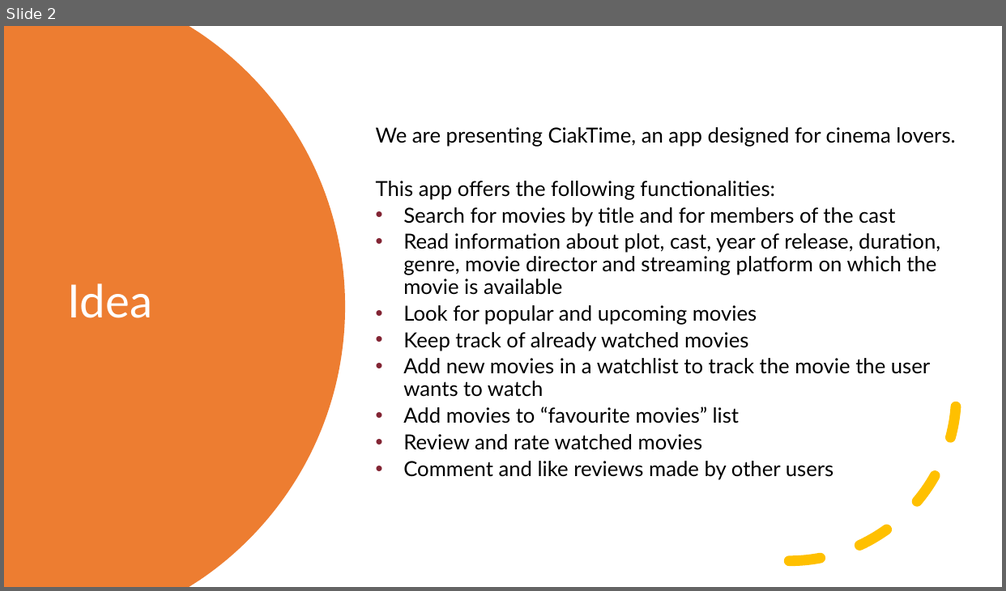
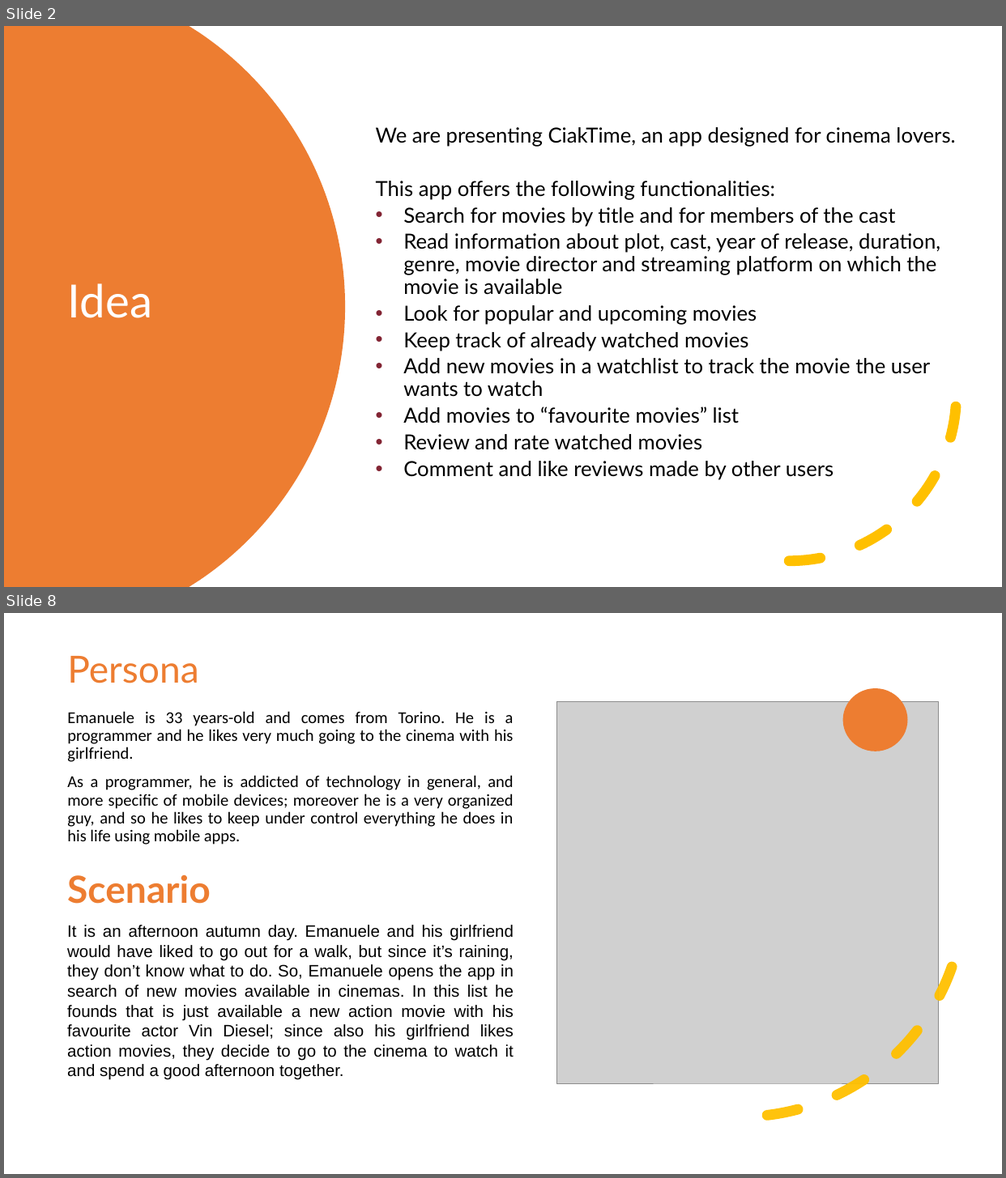
Before and after one commit to mauroficorella/Human-Computer-Interaction, a slide deck: Documentazione/Presentazione HCI.pptx. Shown one above the other, each under a label of ours: slide 2 before the commit, slides 2 and 8 after it; the slides between them are not shown. The pictures are 1006x591 and 1006x1178 pixels, drawn with LibreOffice and Linux fonts; fonts in the diff are those of the drawing; grey boxes stand for pictures. Boxes give left, top, right and bottom in pixels: in the first picture for what was removed or moved away, otherwise in the second. Text is boxed around its words. In the diff, an @@ line names an element or a change of style, - is before the commit and + after.

```diff
--- a/Documentazione/Presentazione HCI.pptx
+++ b/Documentazione/Presentazione HCI.pptx
@@ slide 8 added at <box>4,613,1002,1174</box>, background #FFFFFF @@
@@ text added at <box>67,656,198,683</box>, 36 pt, text #ED7D31 @@
+Persona
@@ arc (boxed as its full ellipse) added at <box>492,645,990,1142</box>, outline #FFC000 10 pt dashed @@
@@ picture added at <box>556,702,938,1084</box> @@
@@ ellipse added at <box>843,688,908,752</box>, fill #ED7D31 @@
@@ text added at <box>67,711,513,845</box>, 16 pt, text #000000 @@
+Emanuele is 33 years-old and comes from Torino. He is a programmer and he likes very much going to the cinema with his girlfriend.
+As a programmer, he is addicted of technology in general, and more specific of mobile devices; moreover he is a very organized guy, and so he likes to keep under control everything he does in his life using mobile apps.
@@ text added at <box>67,875,211,904</box>, 36 pt, text #ED7D31, bold @@
+Scenario
@@ text added at <box>67,925,513,1080</box>, 16 pt, text #000000 @@
+It is an afternoon autumn day. Emanuele and his girlfriend would have liked to go out for a walk, but since it’s raining, they don’t know what to do. So, Emanuele opens the app in search of new movies available in cinemas. In this list he founds that is just available a new action movie with his favourite actor Vin Diesel; since also his girlfriend likes action movies, they decide to go to the cinema to watch it and spend a good afternoon together.
```
Also in this commit, not shown: 3 slides changed, 15 other slides added, 3 other files.
